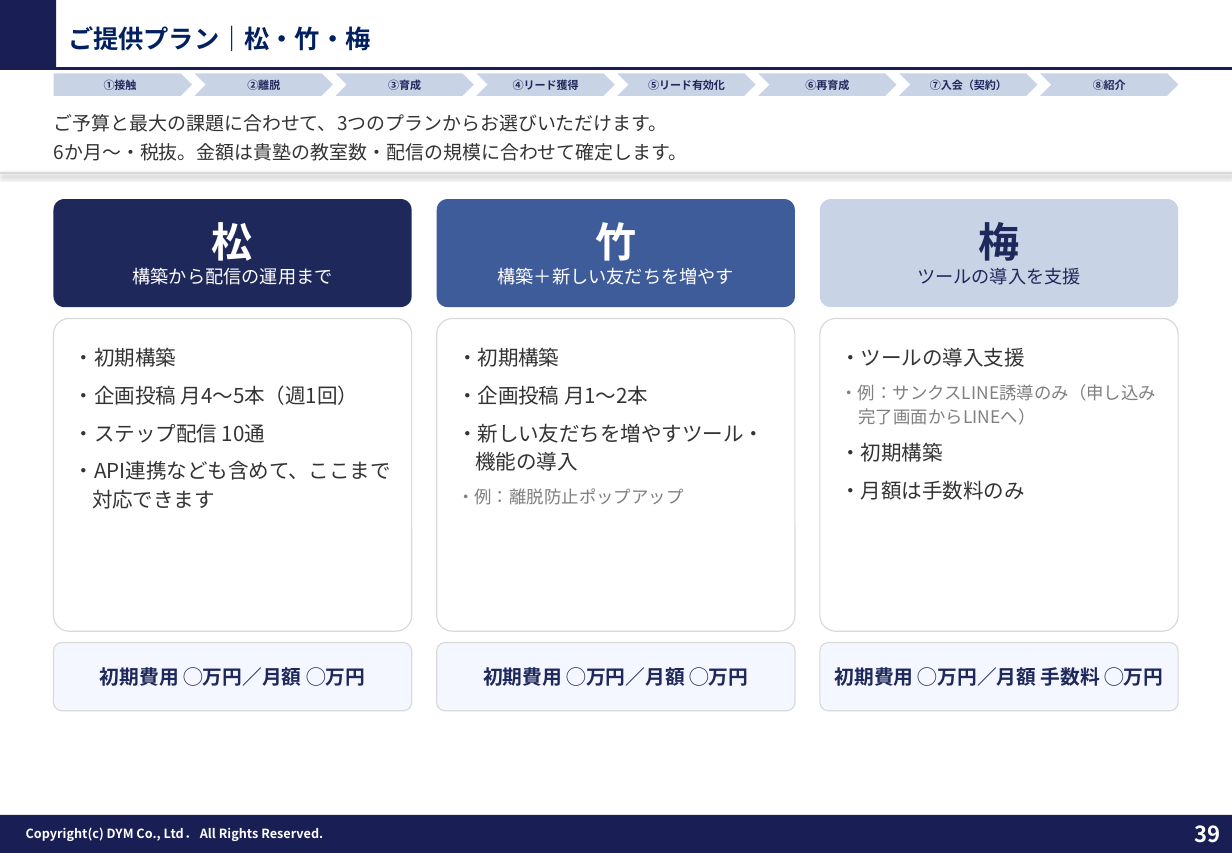
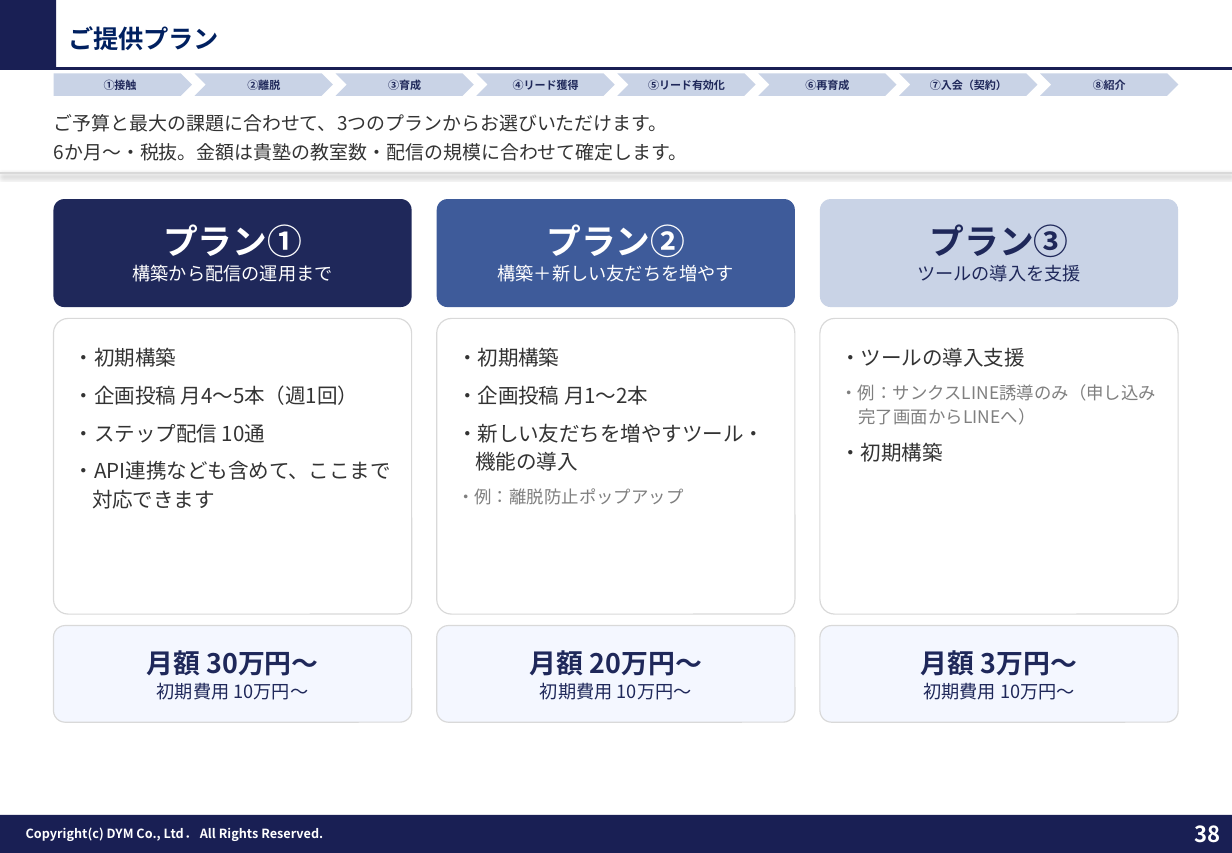
Before and after one commit to tonomura-r-dev/folder, a slide deck: slide 38 of 教育（塾）業界_LINEOA施策提案ver3.pptx (slide 39 before the commit). Drawn at 1232x853 pixels with LibreOffice and Linux fonts; fonts in the diff are those of the drawing; background and template pictures are left out. Boxes give left, top, right and bottom in pixels: in the first picture for what was removed or moved away, otherwise in the second. Text is boxed around its words. In the diff, an @@ line names an element or a change of style, - is before the commit and + after.

```diff
--- a/教育（塾）業界_LINEOA施策提案ver3.pptx
+++ b/教育（塾）業界_LINEOA施策提案ver3.pptx
@@ text at box(68, 26, 219, 51): text changed @@
-ご提供プラン｜松・竹・梅
+ご提供プラン
@@ text in rounded rectangle at box(163, 224, 302, 257): text changed; size 26 to 22 pt @@
-松
+プラン①
@@ text in rounded rectangle at box(546, 224, 685, 257): text changed; size 26 to 22 pt @@
-竹
+プラン②
@@ text in rounded rectangle at box(930, 224, 1069, 257): text changed; size 26 to 22 pt @@
-梅
+プラン③
@@ rounded rectangle: place and size @@
-rounded rectangle at box(53, 319, 412, 631)
+rounded rectangle at box(53, 319, 412, 614)
@@ rounded rectangle: place and size @@
-rounded rectangle at box(437, 319, 795, 631)
+rounded rectangle at box(437, 319, 795, 614)
@@ rounded rectangle: place and size @@
-rounded rectangle at box(820, 319, 1179, 631)
+rounded rectangle at box(820, 319, 1179, 614)
@@ text at box(840, 480, 1024, 500): paragraph removed @@
-・月額は手数料のみ
@@ rounded rectangle "月額 30万円〜": place and size @@
-rounded rectangle "月額 30万円〜" at box(53, 643, 412, 711)
+rounded rectangle "月額 30万円〜" at box(53, 626, 412, 722)
@@ rounded rectangle "月額 20万円〜": place and size @@
-rounded rectangle "月額 20万円〜" at box(437, 643, 795, 711)
+rounded rectangle "月額 20万円〜" at box(437, 626, 795, 722)
@@ rounded rectangle "月額 3万円〜": place and size @@
-rounded rectangle "月額 3万円〜" at box(820, 643, 1179, 711)
+rounded rectangle "月額 3万円〜" at box(820, 626, 1179, 722)
@@ text in rounded rectangle at box(146, 650, 318, 700): text changed; size 12.5 to 11.5 pt; bold off @@
-初期費用 ◯万円／月額 ◯万円
+月額 30万円〜
+初期費用 10万円〜
@@ text in rounded rectangle at box(530, 650, 702, 700): text changed; size 12.5 to 11.5 pt; bold off @@
-初期費用 ◯万円／月額 ◯万円
+月額 20万円〜
+初期費用 10万円〜
@@ text in rounded rectangle at box(921, 650, 1078, 700): text changed; size 12.5 to 11.5 pt; bold off @@
-初期費用 ◯万円／月額 手数料 ◯万円
+月額 3万円〜
+初期費用 10万円〜
@@ page number at box(1195, 825, 1221, 843): text changed @@
-39
+38
```
Also in this commit, not shown: 10 other slides changed, 1 slide removed, 3 other files.
